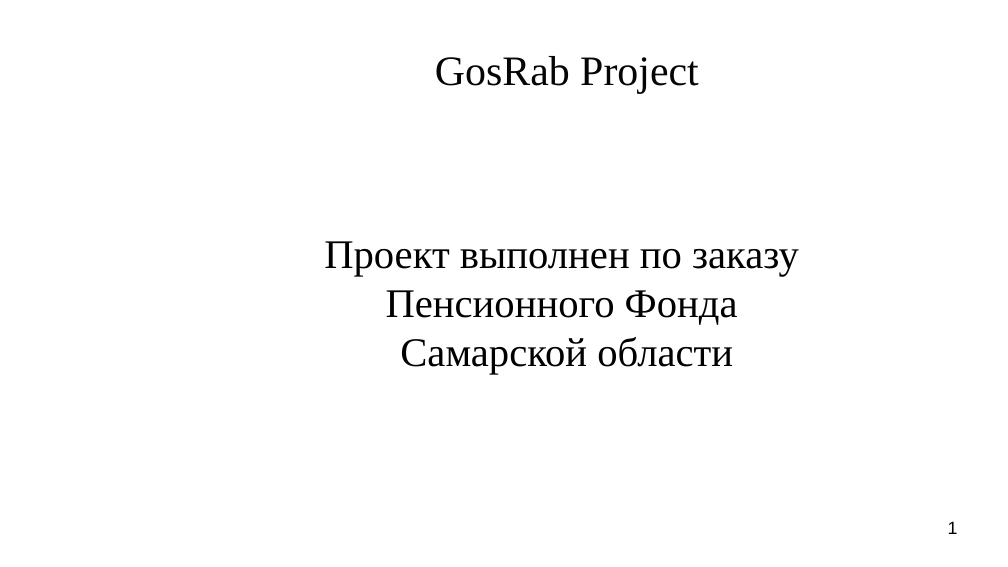
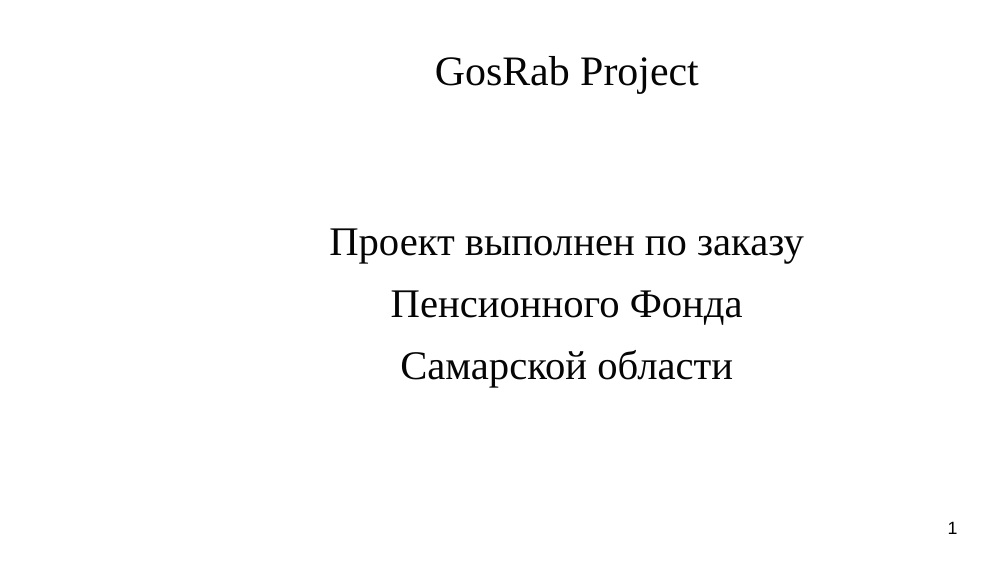
Before and after one commit to AlexandrovRoman/GosRab, a slide deck: slide 1 of presentation.odp. Drawn at 1008x567 pixels with LibreOffice and Linux fonts; fonts in the diff are those of the drawing; background and template pictures are left out. Boxes give left, top, right and bottom in pixels: in the first picture for what was removed or moved away, otherwise in the second. Text is boxed around its words. In the diff, an @@ line names an element or a change of style, - is before the commit and + after.

```diff
--- a/presentation.odp
+++ b/presentation.odp
@@ subtitle "Проект выполнен по заказу" at box(329, 228, 804, 387): text colour #000000 to #050505; more space between paragraphs @@
```
Also in this commit, not shown: 10 other slides changed, 7 other files.
